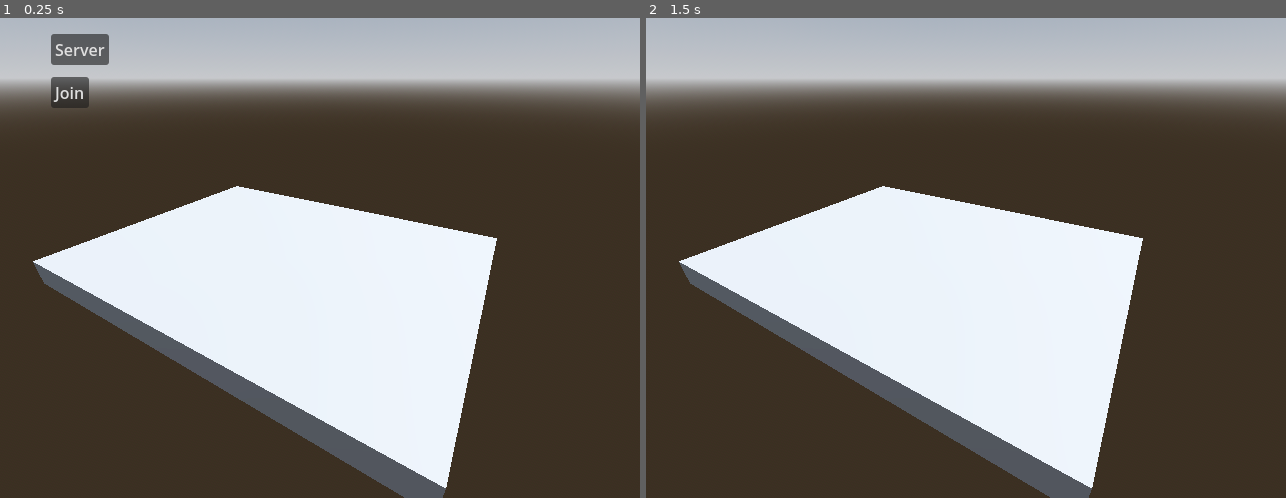
Above: before the commit, frames 1-2 (left to right).
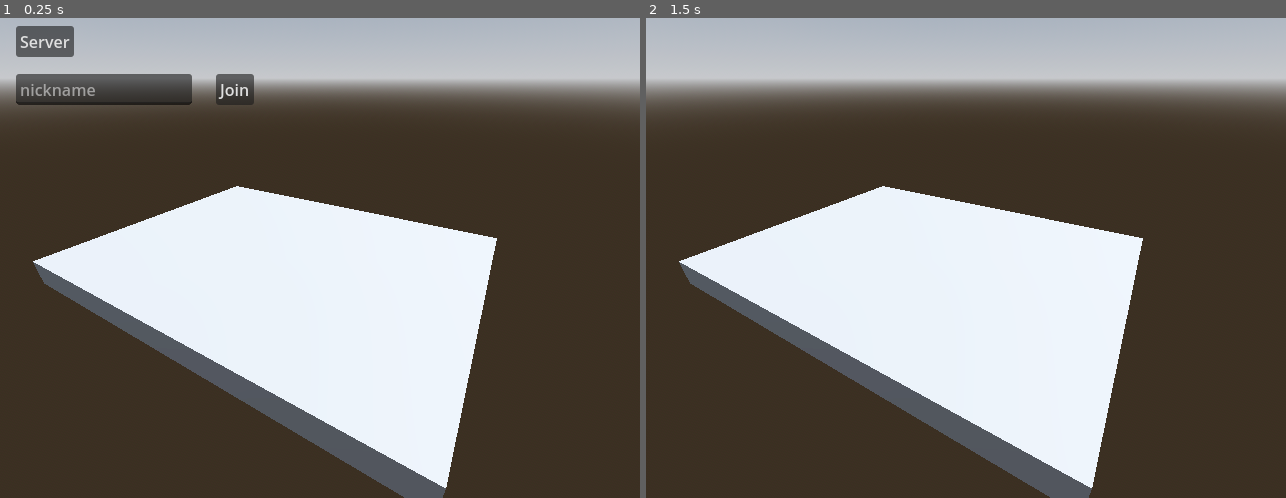
Above: after the commit, the same moments.

Repository: SteveRodkiss/BallMP1
Game: Godot game, scene res://Multiplayer/Scenes/level_1.tscn
Same seed, same stepped clock (60 frames per second), same inputs: the game is played once before the commit and once after it.
Inputs:
- Up to frame 1 (0.25 s): no input
- Up to frame 2 (1.5 s): click "Server" at 0.5 s; tap Enter (ui_accept) at 1.25 s; hold Right (ui_right) from 1.28 s (still down)

The runs differ from the first frame. In frame 1, 2.8% of the frame differs, in the area x 2-40%, y 1-19%; in frame 2, nothing differs.

Commit message:
experimenting with multiplayer joining

Diff:
--- a/Multiplayer/Scenes/level_1.tscn
+++ b/Multiplayer/Scenes/level_1.tscn
@@ -1,7 +1,8 @@
-[gd_scene load_steps=6 format=3 uid="uid://d22kpgcv8qfd2"]
+[gd_scene load_steps=7 format=3 uid="uid://d22kpgcv8qfd2"]
 
 [ext_resource type="Script" path="res://Multiplayer/Scripts/MultiplayerManager.gd" id="1_3v02r"]
 [ext_resource type="Script" path="res://Multiplayer/Scripts/PlayerSpawner.gd" id="2_sur5w"]
+[ext_resource type="PackedScene" uid="uid://drxs2t27nggpe" path="res://Player/Player.tscn" id="3_7g2u7"]
 
 [sub_resource type="ProceduralSkyMaterial" id="ProceduralSkyMaterial_7kc3s"]
 sky_horizon_color = Color(0.64625, 0.65575, 0.67075, 1)
@@ -38,25 +39,34 @@
 
 [node name="Serverbutton" type="Button" parent="Multiplayer/MultiplayerUI"]
 layout_mode = 0
-offset_left = 51.0
-offset_top = 16.0
-offset_right = 109.0
-offset_bottom = 47.0
+offset_left = 16.0
+offset_top = 8.0
+offset_right = 74.0
+offset_bottom = 39.0
 text = "Server"
 
 [node name="JoinButton" type="Button" parent="Multiplayer/MultiplayerUI"]
 layout_mode = 0
-offset_left = 51.0
-offset_top = 59.0
-offset_right = 89.0
-offset_bottom = 90.0
+offset_left = 216.0
+offset_top = 56.0
+offset_right = 254.0
+offset_bottom = 87.0
 text = "Join
 "
 
+[node name="NickNameLineEdit" type="LineEdit" parent="Multiplayer/MultiplayerUI"]
+layout_mode = 0
+offset_left = 16.0
+offset_top = 56.0
+offset_right = 192.0
+offset_bottom = 87.0
+placeholder_text = "nickname"
+max_length = 16
+
 [node name="PlayerSpawner" type="MultiplayerSpawner" parent="Multiplayer"]
-_spawnable_scenes = PackedStringArray("res://Player/Player.tscn")
 spawn_path = NodePath("..")
 script = ExtResource("2_sur5w")
+player_prefab = ExtResource("3_7g2u7")
 
 [node name="Level" type="Node3D" parent="."]
 
--- a/Multiplayer/Scripts/MultiplayerManager.gd
+++ b/Multiplayer/Scripts/MultiplayerManager.gd
@@ -4,6 +4,10 @@
 var IP_ADDRESS = "127.0.0.1"
 var PORT = 2048
 var MAX_CLIENTS = 32
+
+#player info dictionary- will be a "player Info value stored in the integer key
+#only really needs to be kept on the server
+var players = {}
 
 #the player spawner
 @onready var player_spawner : MultiplayerSpawner = $PlayerSpawner
@@ -26,12 +30,19 @@
 	multiplayer.peer_connected.connect(on_player_joined)
 	multiplayer.peer_disconnected.connect(on_player_disconnected)
 
-
+#called on the server when any client joins
 func on_player_joined(id:int):
 	player_spawner.spawn_player(id)
+
 
 func on_player_disconnected(id:int):
 	#TODO- delete the player whon left. On the server delete the player
 	var player = get_node_or_null(str(id))
 	if player:
 		player.queue_free()
+
+
+@rpc( "any_peer", "reliable")
+func update_player_info(id, new_name):
+	players[id] = new_name
+	print("Update player info: ", players)
--- a/Multiplayer/Scripts/PlayerSpawner.gd
+++ b/Multiplayer/Scripts/PlayerSpawner.gd
@@ -1,14 +1,22 @@
 extends MultiplayerSpawner
 
-#the prefab
-@export var player_prefab = preload("res://Player/Player.tscn")
+#the prefab- make sure it is added to the spawn list of this multiplayer spawner node
+@export var player_prefab : PackedScene
+#part of the multiplayerspawner node
 @onready var spawn_node = get_node(spawn_path)
+
+func _ready() -> void:
+	#add the player prefab to the list of spawnable scenes
+	add_spawnable_scene(player_prefab.resource_path)
 
 
 func spawn_player(id : int):
+	print(player_prefab.resource_path)
 	#spawn a player at a random position
+	print(multiplayer.get_unique_id(), " called spawn player.")
 	var player = player_prefab.instantiate()
 	player.name = str(id)
 	var random_position = Vector3( randf_range(-5,5),5,randf_range(-5,5))
 	player.position = random_position
+	#spawn on the correct node as pointed to by the multiplayer spawner
 	spawn_node.add_child(player,true)
--- a/Player/Player.tscn
+++ b/Player/Player.tscn
@@ -13,6 +13,9 @@
 properties/1/path = NodePath(".:rotation")
 properties/1/spawn = true
 properties/1/replication_mode = 1
+properties/2/path = NodePath("Label3D:text")
+properties/2/spawn = true
+properties/2/replication_mode = 2
 
 [node name="Player" type="CharacterBody3D"]
 script = ExtResource("1_pmdf6")
@@ -25,3 +28,8 @@
 
 [node name="MultiplayerSynchronizer" type="MultiplayerSynchronizer" parent="."]
 replication_config = SubResource("SceneReplicationConfig_nmxqh")
+
+[node name="Label3D" type="Label3D" parent="."]
+transform = Transform3D(1, 0, 0, 0, 1, 0, 0, 0, 1, 0, 1.45465, 0)
+billboard = 2
+text = "Frank"
